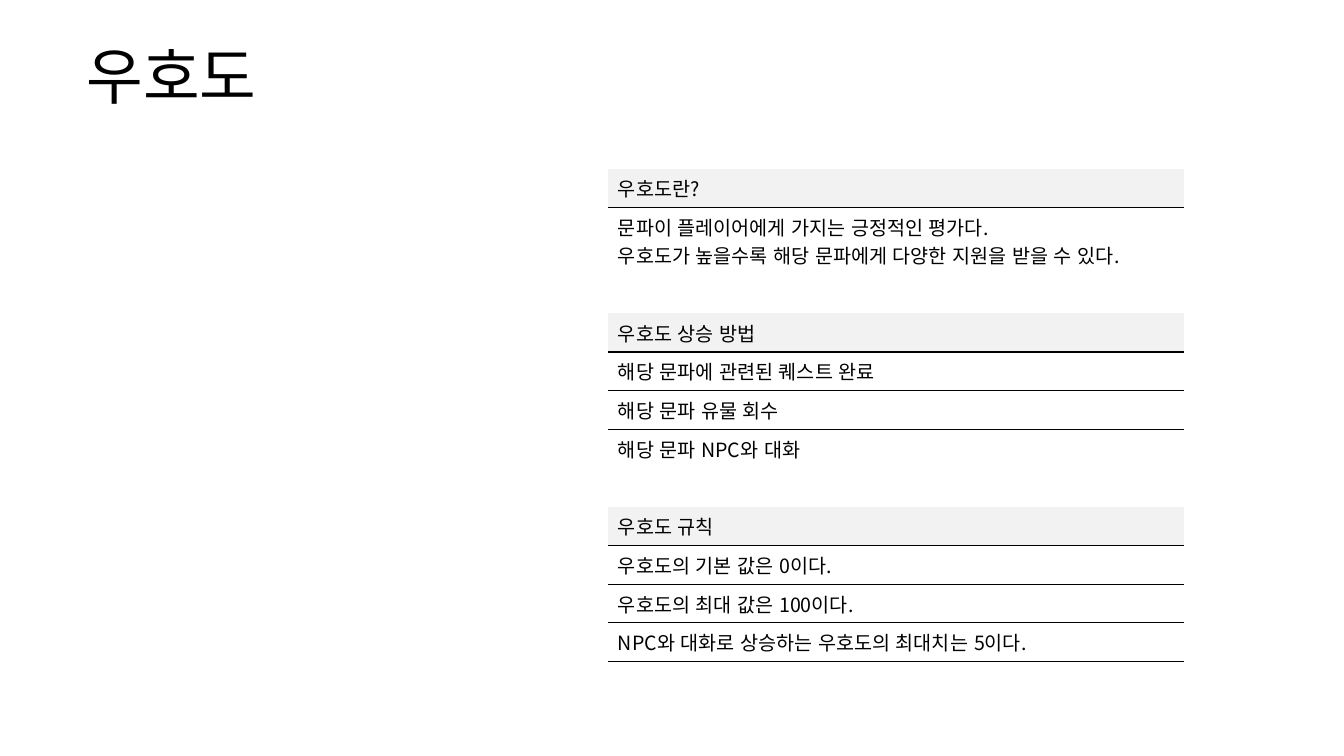
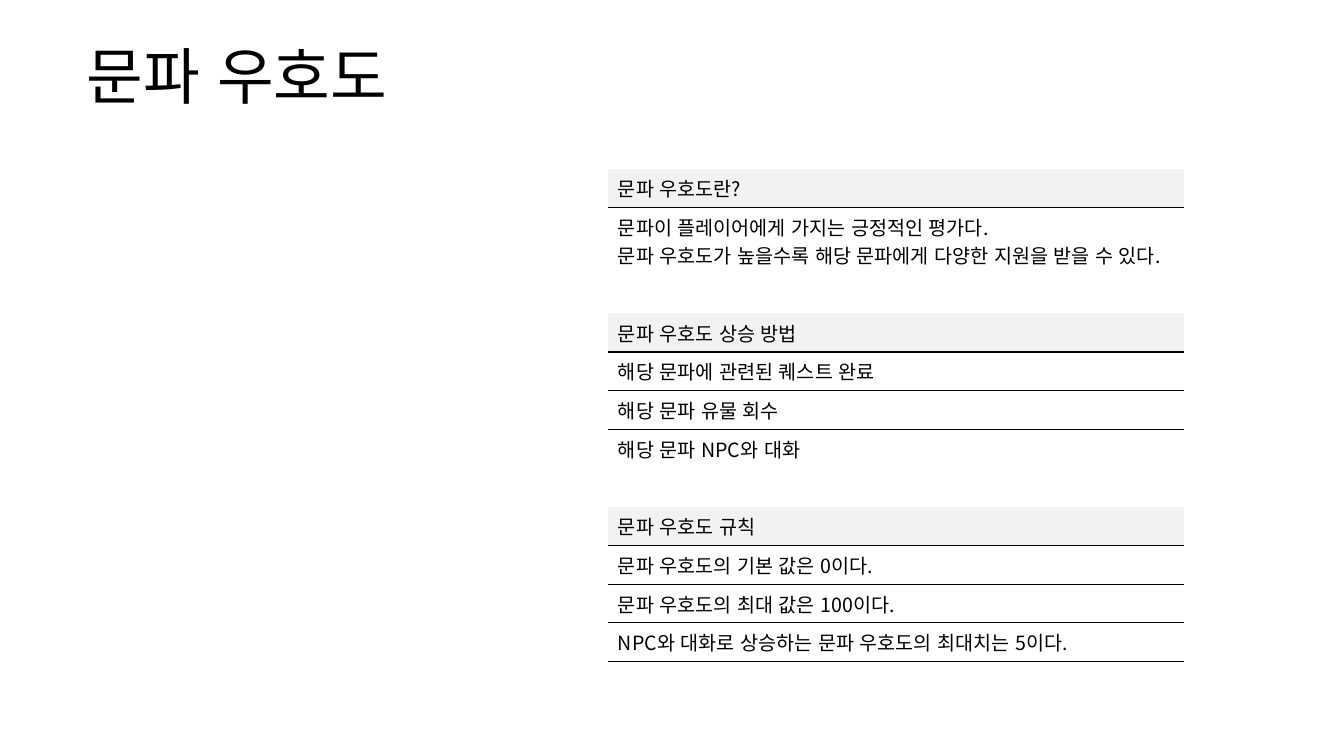
Before and after one commit to yjk0401/unityenginebasic_9th, a slide deck: slide 6 of 기획/방랑엽사전/문파 시스템 기획서.pptx. Drawn at 1344x756 pixels with LibreOffice and Linux fonts; fonts in the diff are those of the drawing. Boxes give left, top, right and bottom in pixels: in the first picture for what was removed or moved away, otherwise in the second. Text is boxed around its words. In the diff, an @@ line names an element or a change of style, - is before the commit and + after.

```diff
--- a/기획/방랑엽사전/문파 시스템 기획서.pptx
+++ b/기획/방랑엽사전/문파 시스템 기획서.pptx
@@ text at [87,48,387,104]: text changed @@
-우호도
+문파 우호도
@@ table at [608,168,1184,656] @@
-row 1, column 1: 우호도란?
+row 1, column 1: 문파 우호도란?
-row 2, column 1: 문파이 플레이어에게 가지는 긍정적인 평가다. / 우호도가 높을수록 해당 문파에게 다양한 지원을 받을 수 있다.
+row 2, column 1: 문파이 플레이어에게 가지는 긍정적인 평가다. / 문파 우호도가 높을수록 해당 문파에게 다양한 지원을 받을 수 있다.
-row 4, column 1: 우호도 상승 방법
+row 4, column 1: 문파 우호도 상승 방법
-row 9, column 1: 우호도 규칙
+row 9, column 1: 문파 우호도 규칙
-row 10, column 1: 우호도의 기본 값은 0이다.
+row 10, column 1: 문파 우호도의 기본 값은 0이다.
-row 11, column 1: 우호도의 최대 값은 100이다.
+row 11, column 1: 문파 우호도의 최대 값은 100이다.
-row 12, column 1: NPC와 대화로 상승하는 우호도의 최대치는 5이다.
+row 12, column 1: NPC와 대화로 상승하는 문파 우호도의 최대치는 5이다.
```
Also in this commit, not shown: 3 other slides changed, 1 other file.
